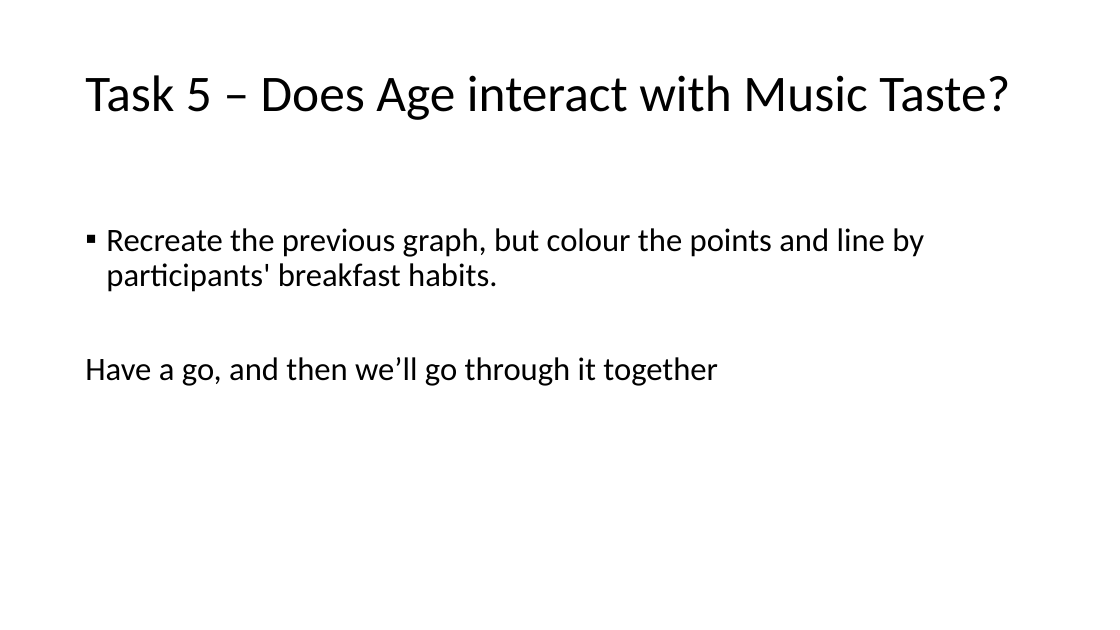
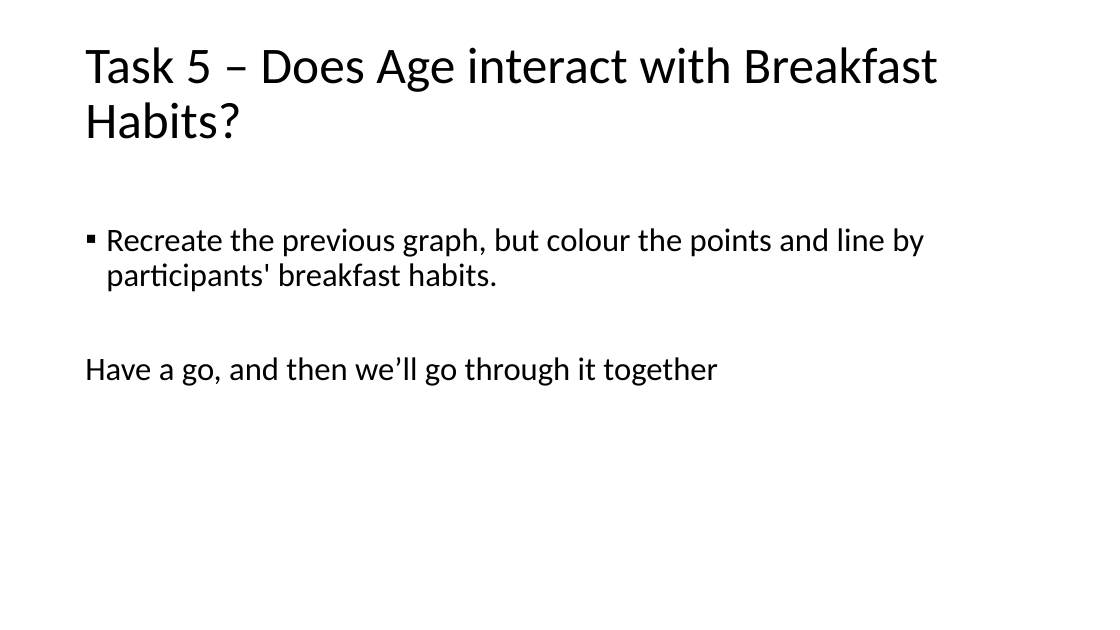
Before and after one commit to PsyTeachR/hack-your-data, a slide deck: slide 37 of files/quant-data-vis/Quantitative_Data_Visualisation.pptx. Drawn at 1120x630 pixels with LibreOffice and Linux fonts; fonts in the diff are those of the drawing; background and template pictures are left out. Boxes give left, top, right and bottom in pixels: in the first picture for what was removed or moved away, otherwise in the second. Text is boxed around its words. In the diff, an @@ line names an element or a change of style, - is before the commit and + after.

Commit message:
correct typo on exercise 4

```diff
--- a/files/quant-data-vis/Quantitative_Data_Visualisation.pptx
+++ b/files/quant-data-vis/Quantitative_Data_Visualisation.pptx
@@ title at bbox=[85, 47, 937, 139]: text changed @@
-Task 5 – Does Age interact with Music Taste?
+Task 5 – Does Age interact with Breakfast Habits?
```
